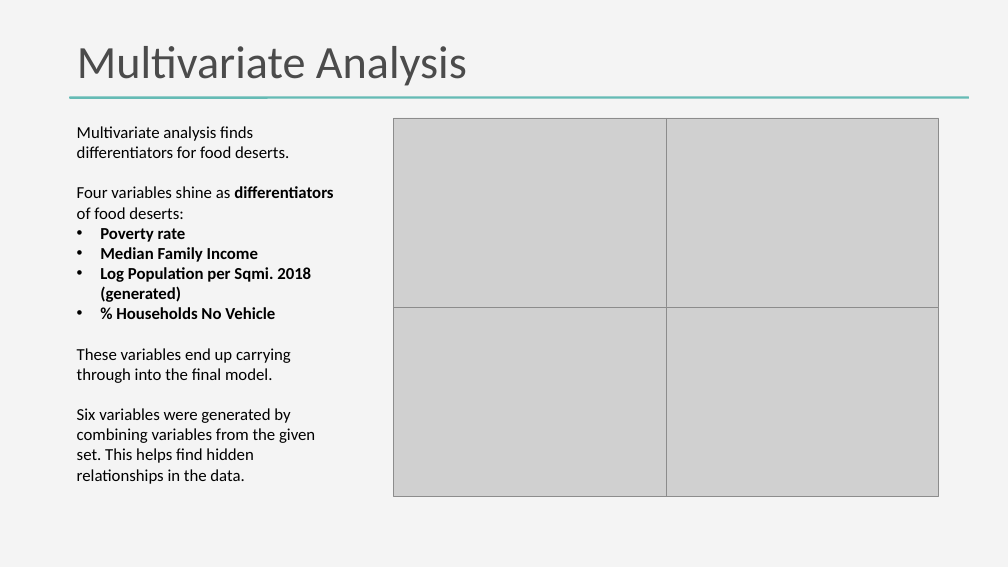
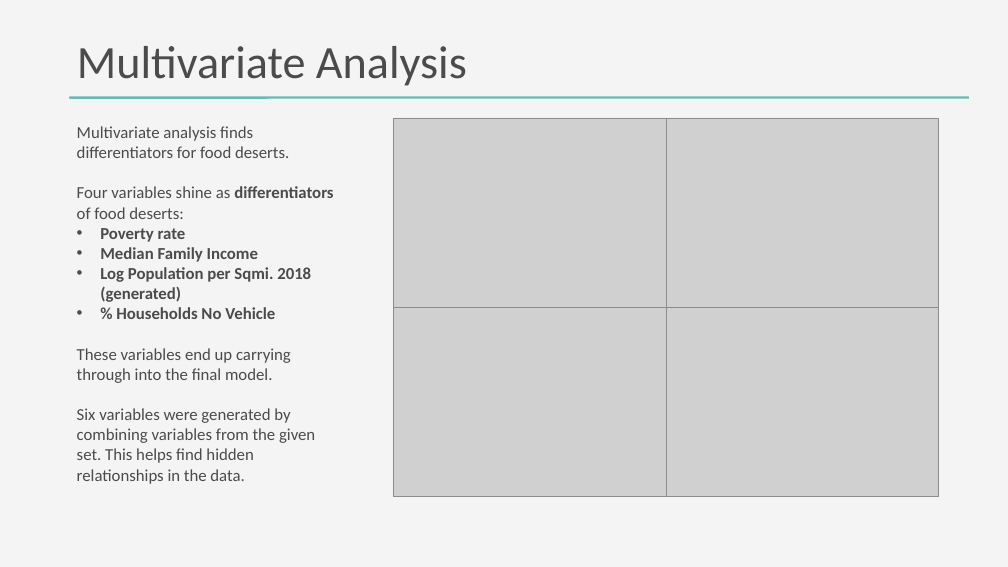
Before and after one commit to DanteHaywood/cfc_ds_screen, a slide deck: slide 13 of doc/2020_11_25_cfc_ds_technical_screen_haywood.pptx (slide 11 before the commit). Drawn at 1008x567 pixels with LibreOffice and Linux fonts; fonts in the diff are those of the drawing; grey boxes stand for pictures. Boxes give left, top, right and bottom in pixels: in the first picture for what was removed or moved away, otherwise in the second. Text is boxed around its words. In the diff, an @@ line names an element or a change of style, - is before the commit and + after.

```diff
--- a/doc/2020_11_25_cfc_ds_technical_screen_haywood.pptx
+++ b/doc/2020_11_25_cfc_ds_technical_screen_haywood.pptx
@@ text "Multivariate analysis finds differentiators for ..." at (77, 126, 333, 484): text colour #000000 to #4B4B4B @@
```
Also in this commit, not shown: 9 other slides changed, 3 slides added, 1 slide removed, 6 other files.
